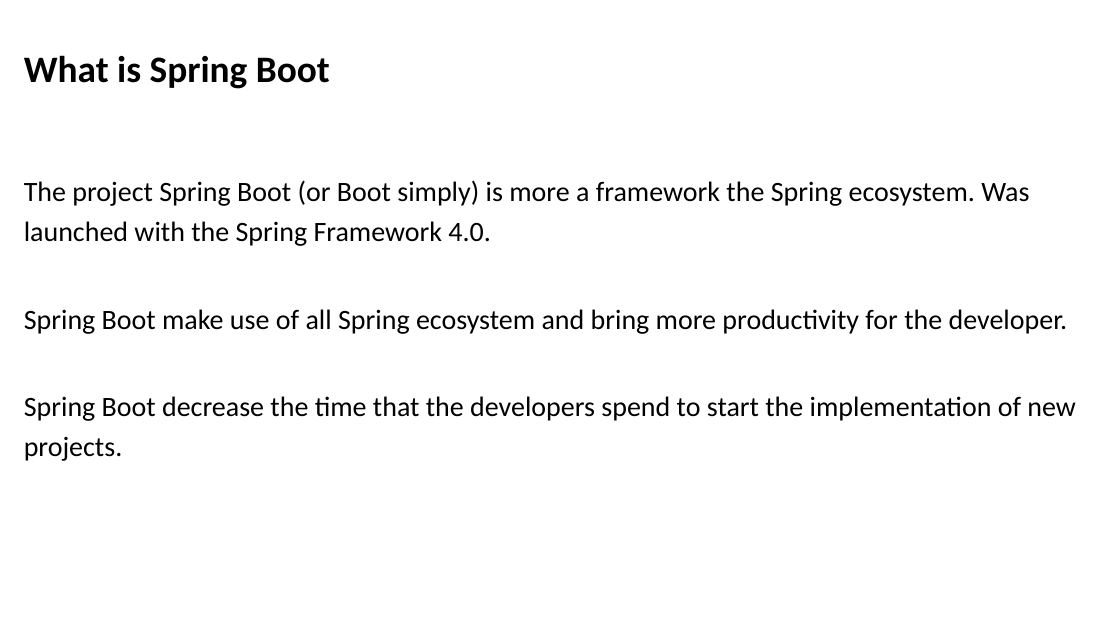
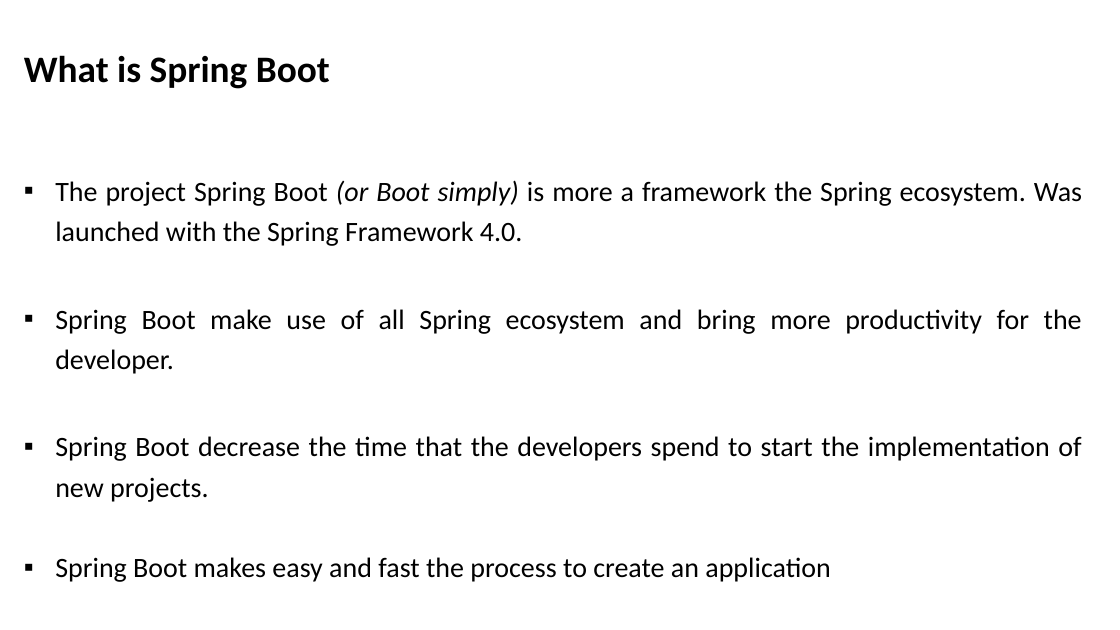
Before and after one commit to marcelovgomes/demo-internal-contacts, a slide deck: slide 5 of presentation_resources/spring-boot-demo-presentation.pptx (slide 4 before the commit). Drawn at 1120x630 pixels with LibreOffice and Linux fonts; fonts in the diff are those of the drawing. Boxes give left, top, right and bottom in pixels: in the first picture for what was removed or moved away, otherwise in the second. Text is boxed around its words. In the diff, an @@ line names an element or a change of style, - is before the commit and + after.

```diff
--- a/presentation_resources/spring-boot-demo-presentation.pptx
+++ b/presentation_resources/spring-boot-demo-presentation.pptx
@@ text at (55,180,1082,502): italic on in "(or Boot simply)"; alignment left to justified; bullet none to ▪ @@
@@ text at (55,557,830,582): paragraph added @@
+▪ Spring Boot makes easy and fast the process to create an application
```
Also in this commit, not shown: 5 other slides changed, 3 slides added, 3 other files.
